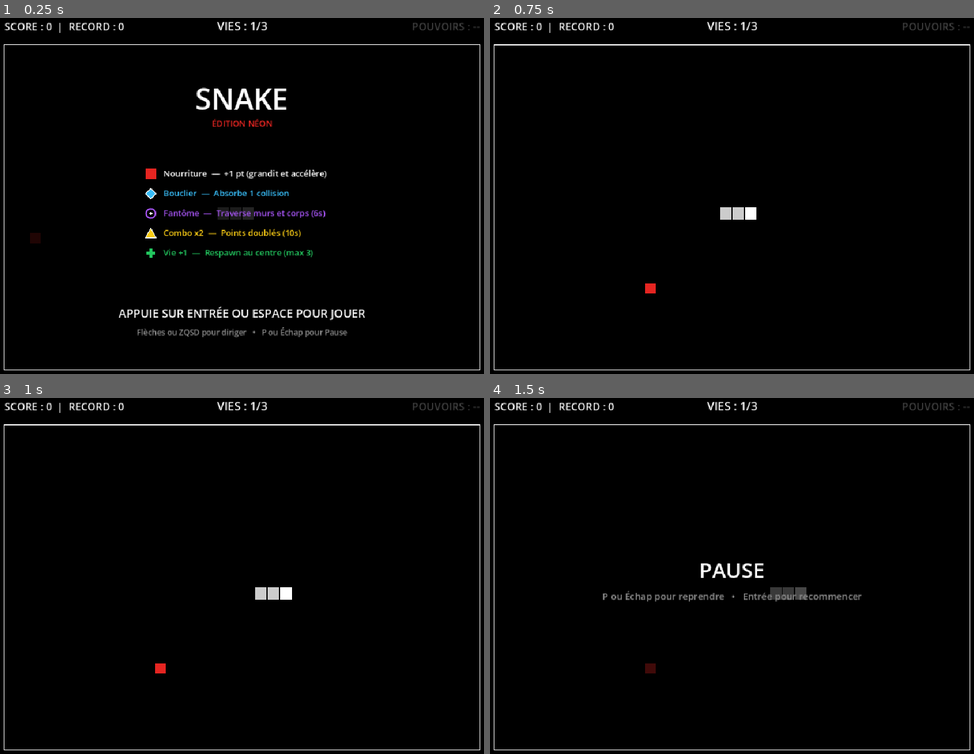
Above: before the commit, frames 1-4 (two rows, left to right).
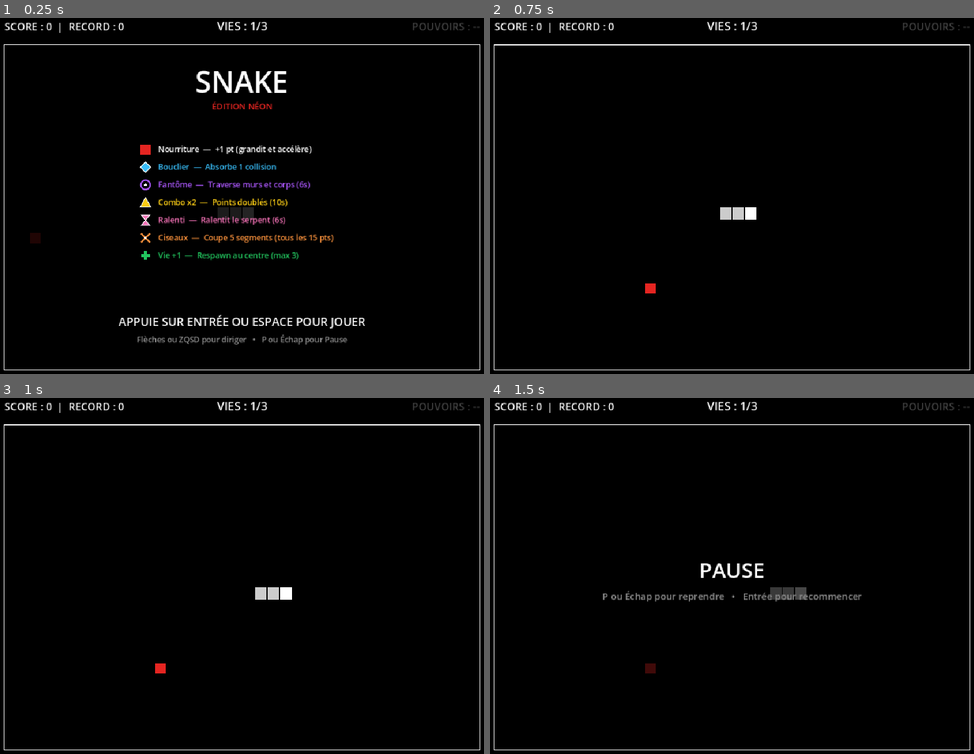
Above: after the commit, the same moments.

Repository: shinkiflinn-ops/snake
Game: Godot game, scene res://node_2d.tscn
Same seed, same stepped clock (60 frames per second), same inputs: the game is played once before the commit and once after it.
Inputs:
- Up to frame 1 (0.25 s): no input
- Up to frame 2 (0.75 s): tap Enter at 0.5, 0.6 s; hold Right from 0.53 s (still down)
- Up to frame 3 (1 s): keep holding Right; tap Space at 0.77 s
- Up to frame 4 (1.5 s): release Right at 1.28 s; hold Down from 1.28 s (still down); tap P at 1.35 s

The runs differ from the first frame. In frame 1, 7.2% of the frame differs, in the area x 24-76%, y 14-92%; in frame 2, nothing differs; in frame 3, nothing differs; in frame 4, nothing differs.

Commit message:
Add Ciseaux (every 15 pts) and Ralenti bonuses

Diff:
--- a/snake.gd
+++ b/snake.gd
@@ -19,15 +19,21 @@
 const COOLDOWN_VIE := 50.0        # délai minimum (en secondes) entre deux apparitions de Vie
 const DUREE_FANTOME := 6.0        # secondes de Mode Fantôme (traverse murs et corps)
 const DUREE_COMBO_X2 := 10.0      # secondes de Combo x2 (points doublés)
-
-enum TypeBonus { BOUCLIER, VIE, FANTOME, COMBO_X2 }
+const DUREE_RALENTI := 6.0        # secondes de Ralenti (Slow-Mo)
+const FACTEUR_RALENTI := 1.75     # multiplicateur de délai pendant le Ralenti
+const PALIER_POINTS_CISEAUX := 15 # un bonus Ciseaux apparaît tous les 15 points
+const REDUCTION_CISEAUX := 5      # nombre de segments coupés par les Ciseaux
+const TAILLE_MIN_SERPENT := 3
+
+enum TypeBonus { BOUCLIER, VIE, FANTOME, COMBO_X2, RALENTI, CISEAUX }
 enum EtatJeu { MENU, JEU, PAUSE, GAME_OVER }
 
-# Poids d'apparition par bonus (plus le poids est bas, plus le bonus est rare)
+# Poids d'apparition par bonus aléatoire (Ciseaux apparaît par paliers de 15 pts)
 const POIDS_BONUS := {
-	TypeBonus.BOUCLIER: 35,
-	TypeBonus.FANTOME: 30,
-	TypeBonus.COMBO_X2: 25,
+	TypeBonus.BOUCLIER: 30,
+	TypeBonus.FANTOME: 25,
+	TypeBonus.COMBO_X2: 20,
+	TypeBonus.RALENTI: 15,
 	TypeBonus.VIE: 10,
 }
 
@@ -41,6 +47,8 @@
 const COULEUR_VIE := Color("#22c55e")
 const COULEUR_FANTOME := Color("#a855f7")
 const COULEUR_COMBO_X2 := Color("#facc15")
+const COULEUR_RALENTI := Color("#f472b6")
+const COULEUR_CISEAUX := Color("#fb923c")
 const COULEUR_TEXTE := Color("#ffffff")
 const COULEUR_TEXTE_INACTIF := Color("#444444")
 const CHEMIN_SAUVEGARDE := "user://snake_save.cfg"
@@ -51,10 +59,12 @@
 var nourriture := Vector2i.ZERO
 var bonus_actifs: Array[Dictionary] = []   # [{ "pos": Vector2i, "type": TypeBonus, "temps_restant": float }]
 var cooldown_vie_restant := 0.0            # temps restant avant qu'un bonus Vie puisse réapparaître
+var prochain_palier_ciseaux := PALIER_POINTS_CISEAUX
 var vies := VIES_DEPART
 var a_bouclier := false
 var temps_fantome := 0.0
 var temps_combo_x2 := 0.0
+var temps_ralenti := 0.0
 var score := 0
 var meilleur_score := 0
 var nouveau_record := false
@@ -76,6 +86,8 @@
 var son_vie: AudioStreamWAV
 var son_fantome: AudioStreamWAV
 var son_combo: AudioStreamWAV
+var son_ralenti: AudioStreamWAV
+var son_ciseaux: AudioStreamWAV
 var son_bouclier_brise: AudioStreamWAV
 var son_degat: AudioStreamWAV
 var son_perdu: AudioStreamWAV
@@ -122,6 +134,11 @@
 				modifie = true
 			if temps_combo_x2 > 0.0:
 				temps_combo_x2 = maxf(0.0, temps_combo_x2 - delta)
+				modifie = true
+			if temps_ralenti > 0.0:
+				temps_ralenti = maxf(0.0, temps_ralenti - delta)
+				if temps_ralenti == 0.0:
+					_maj_vitesse()
 				modifie = true
 		for i in range(bonus_actifs.size() - 1, -1, -1):
 			bonus_actifs[i]["temps_restant"] -= delta
@@ -228,18 +245,28 @@
 	alpha_flash = 0.0
 	temps_pause_respawn = 0.0
 	cooldown_vie_restant = 0.0
+	prochain_palier_ciseaux = PALIER_POINTS_CISEAUX
 	vies = VIES_DEPART
 	a_bouclier = false
 	temps_fantome = 0.0
 	temps_combo_x2 = 0.0
+	temps_ralenti = 0.0
 	score = 0
 	nouveau_record = false
 	etat_jeu = EtatJeu.JEU
 	_maj_volume_musique()
 	_placer_nourriture()
-	minuteur.start(DELAI_DEPART)
+	_maj_vitesse()
+	minuteur.start()
 	_planifier_prochain_bonus()
 	queue_redraw()
+
+
+func _maj_vitesse() -> void:
+	var delai := maxf(DELAI_MINIMAL, DELAI_DEPART - score * 0.003)
+	if temps_ralenti > 0.0:
+		delai *= FACTEUR_RALENTI
+	minuteur.wait_time = delai
 
 
 func _planifier_prochain_bonus() -> void:
@@ -414,7 +441,7 @@
 		var points := 2 if temps_combo_x2 > 0.0 else 1
 		score += points
 		_verifier_record()
-		minuteur.wait_time = maxf(DELAI_MINIMAL, DELAI_DEPART - score * 0.003)
+		_maj_vitesse()
 		var pos_mange := _centre_case(nouvelle_tete)
 		var couleur_effet := COULEUR_COMBO_X2 if points == 2 else COULEUR_CONSOMMABLE
 		var texte_points := "+2 (x2)" if points == 2 else "+1"
@@ -423,6 +450,7 @@
 		_declencher_secousse(2.5)
 		_jouer_son(son_manger_x2 if points == 2 else son_manger, randf_range(0.96, 1.06))
 		_placer_nourriture()
+		_verifier_palier_ciseaux()
 	else:
 		serpent.pop_back()
 
@@ -430,6 +458,21 @@
 	_verifier_ramassage_bonus(nouvelle_tete)
 
 	queue_redraw()
+
+
+func _verifier_palier_ciseaux() -> void:
+	if score < prochain_palier_ciseaux:
+		return
+	while score >= prochain_palier_ciseaux:
+		prochain_palier_ciseaux += PALIER_POINTS_CISEAUX
+	var case_libre := _trouver_case_libre()
+	if case_libre != Vector2i(-1, -1):
+		bonus_actifs.append({
+			"pos": case_libre,
+			"type": TypeBonus.CISEAUX,
+			"temps_restant": DUREE_VIE_BONUS,
+		})
+		_creer_particules(_centre_case(case_libre), COULEUR_CISEAUX, 8, 90.0)
 
 
 func _verifier_ramassage_bonus(position_tete: Vector2i) -> void:
@@ -446,6 +489,7 @@
 					if a_bouclier:
 						score += 2                            # déjà un bouclier : petit bonus de points
 						_verifier_record()
+						_verifier_palier_ciseaux()
 						_creer_texte_flottant(pos_bonus, "+2", COULEUR_BOUCLIER)
 					else:
 						a_bouclier = true
@@ -460,6 +504,7 @@
 					else:
 						score += 3
 						_verifier_record()
+						_verifier_palier_ciseaux()
 						_creer_texte_flottant(pos_bonus, "+3", COULEUR_VIE)
 				TypeBonus.FANTOME:
 					temps_fantome = DUREE_FANTOME
@@ -475,6 +520,24 @@
 					_declencher_secousse(3.5)
 					_declencher_flash(COULEUR_COMBO_X2, 0.16)
 					_jouer_son(son_combo)
+				TypeBonus.RALENTI:
+					temps_ralenti = DUREE_RALENTI
+					_maj_vitesse()
+					_creer_particules(pos_bonus, COULEUR_RALENTI, 16, 190.0)
+					_creer_texte_flottant(pos_bonus, "RALENTI !", COULEUR_RALENTI)
+					_declencher_secousse(3.5)
+					_declencher_flash(COULEUR_RALENTI, 0.16)
+					_jouer_son(son_ralenti)
+				TypeBonus.CISEAUX:
+					var coupes := mini(REDUCTION_CISEAUX, maxi(0, serpent.size() - TAILLE_MIN_SERPENT))
+					for _k in coupes:
+						var queue_coupee: Vector2i = serpent.pop_back()
+						_creer_particules(_centre_case(queue_coupee), COULEUR_CISEAUX, 6, 120.0)
+					_creer_particules(pos_bonus, COULEUR_CISEAUX, 14, 180.0)
+					_creer_texte_flottant(pos_bonus, "-%d QUEUE !" % coupes if coupes > 0 else "CISEAUX !", COULEUR_CISEAUX)
+					_declencher_secousse(4.5)
+					_declencher_flash(COULEUR_CISEAUX, 0.14)
+					_jouer_son(son_ciseaux)
 
 
 func _trouver_case_libre(eviter_nourriture := true) -> Vector2i:
@@ -567,6 +630,8 @@
 	son_vie = _creer_son_notes([523.25, 659.25, 783.99, 1046.50], 0.08, 0.38, 1.0)
 	son_fantome = _creer_son_whoosh(340.0, 760.0, 0.36, 0.35)
 	son_combo = _creer_son_notes([587.33, 739.99, 880.0, 1174.66], 0.065, 0.38, 1.0)
+	son_ralenti = _creer_son_notes([783.99, 587.33, 440.0], 0.095, 0.36, 0.94)
+	son_ciseaux = _creer_son_notes([1046.50, 1318.51], 0.04, 0.38, 0.85)
 	son_bouclier_brise = _creer_son_impact(320.0, 95.0, 0.24, 0.28, 0.45)
 	son_degat = _creer_son_impact(180.0, 52.0, 0.32, 0.35, 0.50)
 	son_perdu = _creer_son_notes([392.0, 349.23, 311.13, 261.63], 0.14, 0.40, 0.96)
@@ -694,6 +759,27 @@
 			draw_colored_polygon(triangle, COULEUR_COMBO_X2)
 			var contour_tri := PackedVector2Array([triangle[0], triangle[1], triangle[2], triangle[0]])
 			draw_polyline(contour_tri, COULEUR_TETE, 1.2, true)
+		TypeBonus.RALENTI:
+			# Sablier rose néon (deux triangles opposés)
+			var sablier_haut := PackedVector2Array([
+				centre + Vector2(-demi * 0.85, -demi),
+				centre + Vector2(demi * 0.85, -demi),
+				centre,
+			])
+			var sablier_bas := PackedVector2Array([
+				centre,
+				centre + Vector2(demi * 0.85, demi),
+				centre + Vector2(-demi * 0.85, demi),
+			])
+			draw_colored_polygon(sablier_haut, COULEUR_RALENTI)
+			draw_colored_polygon(sablier_bas, COULEUR_RALENTI)
+			draw_polyline(PackedVector2Array([sablier_haut[0], sablier_haut[1], sablier_bas[2], sablier_bas[1], sablier_haut[0]]), COULEUR_TETE, 1.2, true)
+		TypeBonus.CISEAUX:
+			# Deux lames croisées en X orange néon
+			var d := demi * 0.82
+			draw_line(centre + Vector2(-d, -d), centre + Vector2(d, d), COULEUR_CISEAUX, 3.2, true)
+			draw_line(centre + Vector2(d, -d), centre + Vector2(-d, d), COULEUR_CISEAUX, 3.2, true)
+			draw_circle(centre, 2.2, COULEUR_TETE)
 
 
 func _dessiner_bonus(bonus: Dictionary) -> void:
@@ -789,12 +875,15 @@
 
 	var statuts_droite: Array[String] = []
 	var couleur_droite := COULEUR_TEXTE_INACTIF
+	if temps_ralenti > 0.0:
+		statuts_droite.append("RALENTI %.0fs" % ceilf(temps_ralenti))
+		couleur_droite = COULEUR_RALENTI
 	if temps_fantome > 0.0:
 		statuts_droite.append("FANTÔME %.0fs" % ceilf(temps_fantome))
 		couleur_droite = COULEUR_FANTOME
 	if a_bouclier:
 		statuts_droite.append("BOUCLIER")
-		if temps_fantome <= 0.0:
+		if temps_fantome <= 0.0 and temps_ralenti <= 0.0:
 			couleur_droite = COULEUR_BOUCLIER
 	var texte_droite := " | ".join(statuts_droite) if not statuts_droite.is_empty() else "POUVOIRS : --"
 	draw_string(police, Vector2(ORIGINE_GRILLE.x, y_hud), texte_droite, HORIZONTAL_ALIGNMENT_RIGHT, largeur_arene, 20, couleur_droite)
@@ -802,48 +891,58 @@
 	# 11. Écrans d'état (Menu Titre, Pause, Game Over)
 	if etat_jeu == EtatJeu.MENU:
 		draw_rect(rect_arene, Color(0, 0, 0, 0.86))
-		var y_base := ORIGINE_GRILLE.y + 125.0
+		var y_base := ORIGINE_GRILLE.y + 92.0
 		draw_string(police, Vector2(ORIGINE_GRILLE.x, y_base), "SNAKE",
 			HORIZONTAL_ALIGNMENT_CENTER, largeur_arene, 56, COULEUR_TETE)
 		draw_string(police, Vector2(ORIGINE_GRILLE.x, y_base + 32), "ÉDITION NÉON",
 			HORIZONTAL_ALIGNMENT_CENTER, largeur_arene, 16, COULEUR_CONSOMMABLE)
 		if meilleur_score > 0:
-			draw_string(police, Vector2(ORIGINE_GRILLE.x, y_base + 72), "MEILLEUR SCORE : %d" % meilleur_score,
+			draw_string(police, Vector2(ORIGINE_GRILLE.x, y_base + 68), "MEILLEUR SCORE : %d" % meilleur_score,
 				HORIZONTAL_ALIGNMENT_CENTER, largeur_arene, 20, COULEUR_COMBO_X2)
 
 		# Légende des consommables
-		var x_legende := ORIGINE_GRILLE.x + largeur_arene * 0.5 - 175.0
-		var y_leg := y_base + 128.0
-		var pas_y := 38.0
+		var x_legende := ORIGINE_GRILLE.x + largeur_arene * 0.5 - 185.0
+		var y_leg := y_base + 114.0
+		var pas_y := 34.0
 		var demi_icone := 10.0
 
 		# Nourriture
 		draw_rect(Rect2(x_legende - demi_icone, y_leg - demi_icone - 5.0, demi_icone * 2.0, demi_icone * 2.0), COULEUR_CONSOMMABLE)
-		draw_string(police, Vector2(x_legende + 24.0, y_leg), "Nourriture  —  +1 pt (grandit et accélère)", HORIZONTAL_ALIGNMENT_LEFT, -1, 16, COULEUR_TEXTE)
+		draw_string(police, Vector2(x_legende + 24.0, y_leg), "Nourriture  —  +1 pt (grandit et accélère)", HORIZONTAL_ALIGNMENT_LEFT, -1, 15, COULEUR_TEXTE)
 
 		# Bouclier
 		y_leg += pas_y
 		_dessiner_forme_bonus(TypeBonus.BOUCLIER, Vector2(x_legende, y_leg - 5.0), demi_icone)
-		draw_string(police, Vector2(x_legende + 24.0, y_leg), "Bouclier  —  Absorbe 1 collision", HORIZONTAL_ALIGNMENT_LEFT, -1, 16, COULEUR_BOUCLIER)
+		draw_string(police, Vector2(x_legende + 24.0, y_leg), "Bouclier  —  Absorbe 1 collision", HORIZONTAL_ALIGNMENT_LEFT, -1, 15, COULEUR_BOUCLIER)
 
 		# Fantôme
 		y_leg += pas_y
 		_dessiner_forme_bonus(TypeBonus.FANTOME, Vector2(x_legende, y_leg - 5.0), demi_icone)
-		draw_string(police, Vector2(x_legende + 24.0, y_leg), "Fantôme  —  Traverse murs et corps (6s)", HORIZONTAL_ALIGNMENT_LEFT, -1, 16, COULEUR_FANTOME)
+		draw_string(police, Vector2(x_legende + 24.0, y_leg), "Fantôme  —  Traverse murs et corps (6s)", HORIZONTAL_ALIGNMENT_LEFT, -1, 15, COULEUR_FANTOME)
 
 		# Combo x2
 		y_leg += pas_y
 		_dessiner_forme_bonus(TypeBonus.COMBO_X2, Vector2(x_legende, y_leg - 5.0), demi_icone)
-		draw_string(police, Vector2(x_legende + 24.0, y_leg), "Combo x2  —  Points doublés (10s)", HORIZONTAL_ALIGNMENT_LEFT, -1, 16, COULEUR_COMBO_X2)
+		draw_string(police, Vector2(x_legende + 24.0, y_leg), "Combo x2  —  Points doublés (10s)", HORIZONTAL_ALIGNMENT_LEFT, -1, 15, COULEUR_COMBO_X2)
+
+		# Ralenti
+		y_leg += pas_y
+		_dessiner_forme_bonus(TypeBonus.RALENTI, Vector2(x_legende, y_leg - 5.0), demi_icone)
+		draw_string(police, Vector2(x_legende + 24.0, y_leg), "Ralenti  —  Ralentit le serpent (6s)", HORIZONTAL_ALIGNMENT_LEFT, -1, 15, COULEUR_RALENTI)
+
+		# Ciseaux
+		y_leg += pas_y
+		_dessiner_forme_bonus(TypeBonus.CISEAUX, Vector2(x_legende, y_leg - 5.0), demi_icone)
+		draw_string(police, Vector2(x_legende + 24.0, y_leg), "Ciseaux  —  Coupe 5 segments (tous les 15 pts)", HORIZONTAL_ALIGNMENT_LEFT, -1, 15, COULEUR_CISEAUX)
 
 		# Vie
 		y_leg += pas_y
 		_dessiner_forme_bonus(TypeBonus.VIE, Vector2(x_legende, y_leg - 5.0), demi_icone)
-		draw_string(police, Vector2(x_legende + 24.0, y_leg), "Vie +1  —  Respawn au centre (max 3)", HORIZONTAL_ALIGNMENT_LEFT, -1, 16, COULEUR_VIE)
-
-		draw_string(police, Vector2(ORIGINE_GRILLE.x, ORIGINE_GRILLE.y + hauteur_arene - 100.0), "APPUIE SUR ENTRÉE OU ESPACE POUR JOUER",
+		draw_string(police, Vector2(x_legende + 24.0, y_leg), "Vie +1  —  Respawn au centre (max 3)", HORIZONTAL_ALIGNMENT_LEFT, -1, 15, COULEUR_VIE)
+
+		draw_string(police, Vector2(ORIGINE_GRILLE.x, ORIGINE_GRILLE.y + hauteur_arene - 84.0), "APPUIE SUR ENTRÉE OU ESPACE POUR JOUER",
 			HORIZONTAL_ALIGNMENT_CENTER, largeur_arene, 22, COULEUR_TETE)
-		draw_string(police, Vector2(ORIGINE_GRILLE.x, ORIGINE_GRILLE.y + hauteur_arene - 66.0), "Flèches ou ZQSD pour diriger   •   P ou Échap pour Pause",
+		draw_string(police, Vector2(ORIGINE_GRILLE.x, ORIGINE_GRILLE.y + hauteur_arene - 52.0), "Flèches ou ZQSD pour diriger   •   P ou Échap pour Pause",
 			HORIZONTAL_ALIGNMENT_CENTER, largeur_arene, 15, COULEUR_TEXTE_INACTIF.lightened(0.4))
 
 	elif etat_jeu == EtatJeu.PAUSE:
